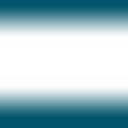
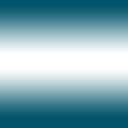
Layered file, before and after one edit (128×128). Changes by layer:
pixels changed over bbox(0, 6, 128, 117) (layer not identified)
